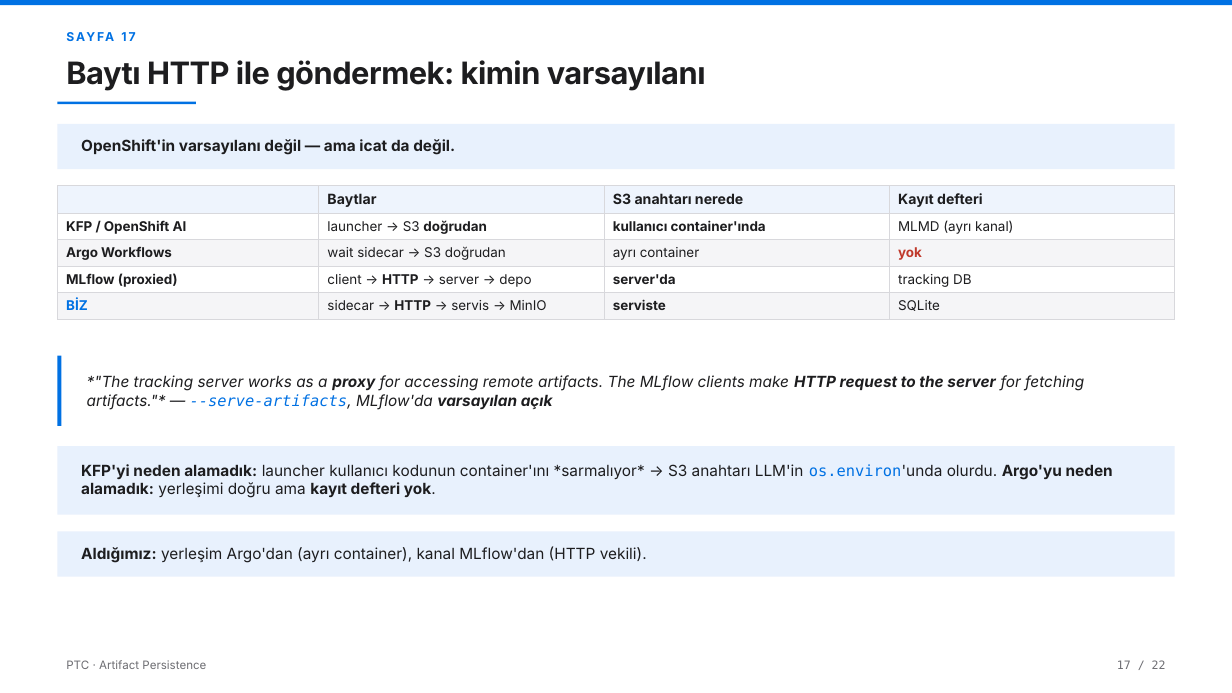
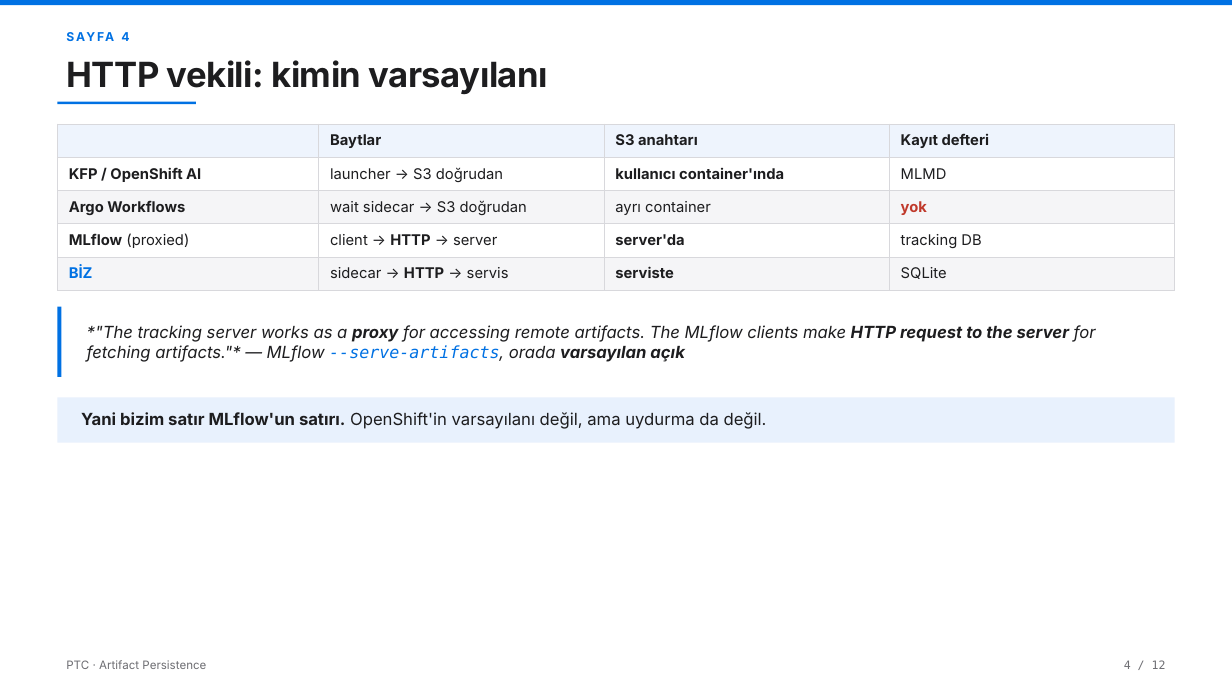
Before and after one commit to AltanReisoglu/Data-Science-Reports, a slide deck: slide 5 of ptc_art/PTC_Sunum_Karsilastirma.pptx (slide 23 before the commit). Drawn at 1232x693 pixels with LibreOffice and Linux fonts; fonts in the diff are those of the drawing. Boxes give left, top, right and bottom in pixels: in the first picture for what was removed or moved away, otherwise in the second. Text is boxed around its words. In the diff, an @@ line names an element or a change of style, - is before the commit and + after.

```diff
--- a/ptc_art/PTC_Sunum_Karsilastirma.pptx
+++ b/ptc_art/PTC_Sunum_Karsilastirma.pptx
@@ text at box(121, 32, 129, 41): text changed @@
-SAYFA 17
+SAYFA 4
@@ text at box(66, 60, 548, 95): text changed; size 24 to 27 pt @@
-Baytı HTTP ile göndermek: kimin varsayılanı
+HTTP vekili: kimin varsayılanı
@@ table at box(57, 124, 1176, 283) @@
-row 1, column 3: S3 anahtarı nerede
+row 1, column 3: S3 anahtarı
-row 2, column 4: MLMD (ayrı kanal)
+row 2, column 4: MLMD
-row 4, column 2: client → HTTP → server → depo
+row 4, column 2: client → HTTP → server
-row 5, column 2: sidecar → HTTP → servis → MinIO
+row 5, column 2: sidecar → HTTP → servis
@@ size 11 to 11.5 pt in "Baytlar", "Kayıt defteri" @@
@@ size 10.5 to 11.5 pt in "KFP / OpenShift AI", "launcher → S3 doğrudan", "kullanıcı container'ında", "Argo Workflows" and 9 more places @@
@@ bold off in "doğrudan", "(proxied)" @@
@@ table: place and size @@
-table at box(57, 186, 1176, 315)
+table at box(57, 124, 1176, 283)
@@ rectangle removed at box(57, 124, 1175, 169) @@
@@ rectangle: place and size @@
-rectangle at box(57, 356, 61, 426)
+rectangle at box(57, 307, 61, 377)
@@ text at box(87, 325, 1096, 362): text changed; size 12 to 13 pt @@
-*"The tracking server works as a proxy for accessing remote artifacts. The MLflow clients make HTTP request to the server for fetching artifacts."* — --serve-artifacts, MLflow'da varsayılan açık
+*"The tracking server works as a proxy for accessing remote artifacts. The MLflow clients make HTTP request to the server for fetching artifacts."* — MLflow --serve-artifacts, orada varsayılan açık
@@ rectangle: place and size @@
-rectangle at box(57, 446, 1175, 515)
+rectangle at box(57, 397, 1175, 443)
@@ text at box(81, 412, 767, 429): text changed; size 12 to 13 pt; bold off @@
-OpenShift'in varsayılanı değil — ama icat da değil.
+Yani bizim satır MLflow'un satırı. OpenShift'in varsayılanı değil, ama uydurma da değil.
@@ text removed at box(81, 464, 1113, 498) @@
-KFP'yi neden alamadık: launcher kullanıcı kodunun container'ını *sarmalıyor* → S3 anahtarı LLM'in os.environ'unda olurdu. Argo'yu neden alamadık: yerleşimi doğru ama kayıt defteri yok.
@@ rectangle removed at box(57, 531, 1175, 577) @@
@@ text removed at box(81, 546, 647, 563) @@
-Aldığımız: yerleşim Argo'dan (ayrı container), kanal MLflow'dan (HTTP vekili).
@@ text at box(1124, 660, 1166, 669): text changed @@
-17 / 22
+4 / 12
```
Also in this commit, not shown: 5 other slides changed, 7 slides added, 24 slides removed, 7 other files.
